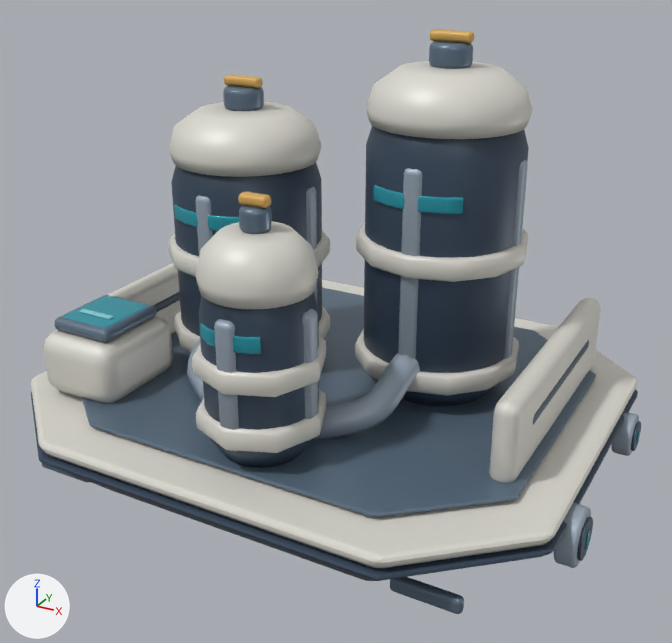
The glTF model space-battleship/assets/galaxy/v3/buildings/heavy_element_refinery/heavy_element_refinery_lv3.glb, before and after one commit.
Before and after are seen from a 50 mm lens placed at (5.1, -9.23, 6.3), pointed at (0.18, -0.28, 1.82). Every picture has the same lights, and +X, +Y and +Z are marked at lower left. The older version comes first. Where no turn or scale is listed for an object, it has been applied to the vertices. Vertices at exactly the same position are counted once.

Objects in the first picture: 'Structure'.
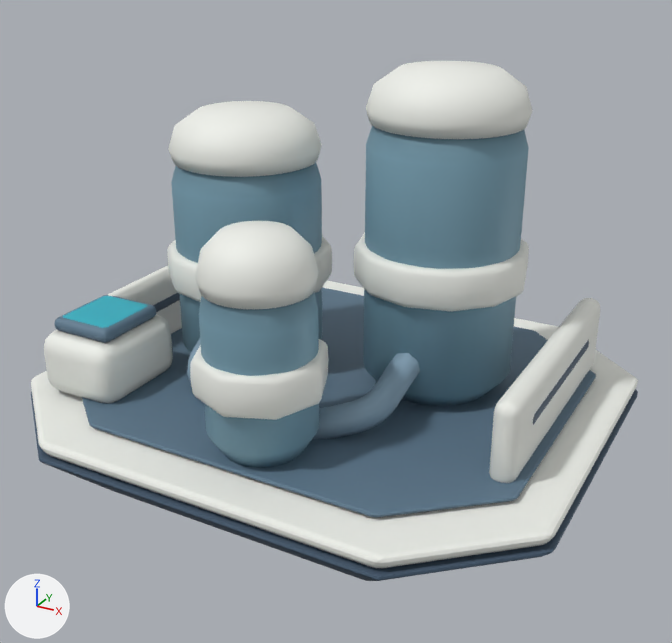
Changed parts and their boxes (x1, y1, x2, y2) in the pictures (672 x 643 px):
'Structure', reshaped (11% shorter): before (31, 29, 641, 614); after (31, 61, 638, 581)
part 1 of me_floatingnavyhull_012, rebuilt: before (169, 231, 330, 277); after (167, 236, 332, 302)
part 2 of me_floatingnavyhull_012, rebuilt (34% taller): before (356, 224, 528, 282); after (354, 233, 529, 311)
part 3 of me_floatingnavyhull_012, rebuilt (34% taller): before (192, 337, 326, 397); after (190, 339, 329, 420)
part 4 of me_floatingnavyhull_012, deleted: before (41, 29, 641, 614)
part 5 of me_floatingnavyhull_012, recoloured: (31, 61, 638, 581) in both
part 6 of me_floatingnavyhull_012, recoloured (lighter): (171, 126, 529, 468) in both

Diff of the bpy script that builds the scene:
```diff
--- a/space-battleship/assets/galaxy/v3/buildings/heavy_element_refinery/heavy_element_refinery_lv3.glb.py
+++ b/space-battleship/assets/galaxy/v3/buildings/heavy_element_refinery/heavy_element_refinery_lv3.glb.py
@@ mat_galaxytoonpressure @@
+mat_galaxytoonpressure = bpy.data.materials.new('GalaxyToonPressure')
+mat_galaxytoonpressure.use_nodes = True; mat_galaxytoonpressure.node_tree.nodes.clear()
+_N = mat_galaxytoonpressure.node_tree.nodes; _L = mat_galaxytoonpressure.node_tree.links
+n0 = _N.new('ShaderNodeBsdfPrincipled'); n0.name = 'Principled BSDF'
+n0.inputs[1].default_value = 0.1  # 'Metallic'
+n0.inputs[2].default_value = 0.58  # 'Roughness'
+n1 = _N.new('ShaderNodeOutputMaterial'); n1.name = 'Material Output'
+n2 = _N.new('ShaderNodeVertexColor'); n2.name = 'Color Attribute'
+_L.new(n0.outputs[0], n1.inputs[0])  # 'BSDF' to 'Surface'
+_L.new(n2.outputs[0], n0.inputs[0])  # 'Color' to 'Base Color'
@@ me_floatingnavyhull_012 @@
 # used by ob_structure; location = (0.0, 0.0, 0.0)
-me_floatingnavyhull_012.from_pydata(...)  # 7504 vertices, 14736 faces; spans x -3.59..3.59, y -3.0..3.0, z 0.0..5.15
+me_floatingnavyhull_012.from_pydata(...)  # 2764 vertices, 5424 faces; spans x -3.41..3.41, y -3.0..3.0, z 0.0..4.8
+# me_floatingnavyhull_012 part 1: the loose piece of 156 vertices spanning x -2.24..-0.21, y -1.01..1.01, z 2.32..2.58 is rebuilt with 156 vertices and now spans x -2.26..-0.18, y -1.04..1.04, z 2.02..2.5
+# me_floatingnavyhull_012 part 2: the loose piece of 144 vertices spanning x 0.2..2.2, y -0.59..1.42, z 2.65..2.91 is rebuilt with 144 vertices and now spans x 0.17..2.23, y -0.61..1.45, z 2.31..2.79
+# me_floatingnavyhull_012 part 3: the loose piece of 96 vertices spanning x -0.54..0.88, y -2.62..-1.19, z 1.91..2.17 is rebuilt with 96 vertices and now spans x -0.57..0.91, y -2.65..-1.17, z 1.66..2.14
+# me_floatingnavyhull_012 part 4: 39 loose pieces with 4740 vertices, spanning x -3.59..3.59, y -2.62..1.42, z 0.09..5.15, are deleted
+# me_floatingnavyhull_012 part 5: 4656 kept faces spanning x -3.41..3.41, y -3.0..3.0, z 0.0..4.8 get new vertex colours
+# me_floatingnavyhull_012 part 6: 1080 faces spanning x -2.13..2.1, y -2.52..1.32, z 0.93..4.55 switch from mat_galaxytoonnavy to mat_galaxytoonpressure
 me_floatingnavyhull_012.materials.append(mat_galaxytoonarmor)
@@ me_floatingnavyhull_012 @@
 me_floatingnavyhull_012.materials.append(mat_galaxytoonglass)
-me_floatingnavyhull_012.materials.append(mat_galaxytoonmark)
-me_floatingnavyhull_012.materials.append(mat_galaxytoonreflection)
```
